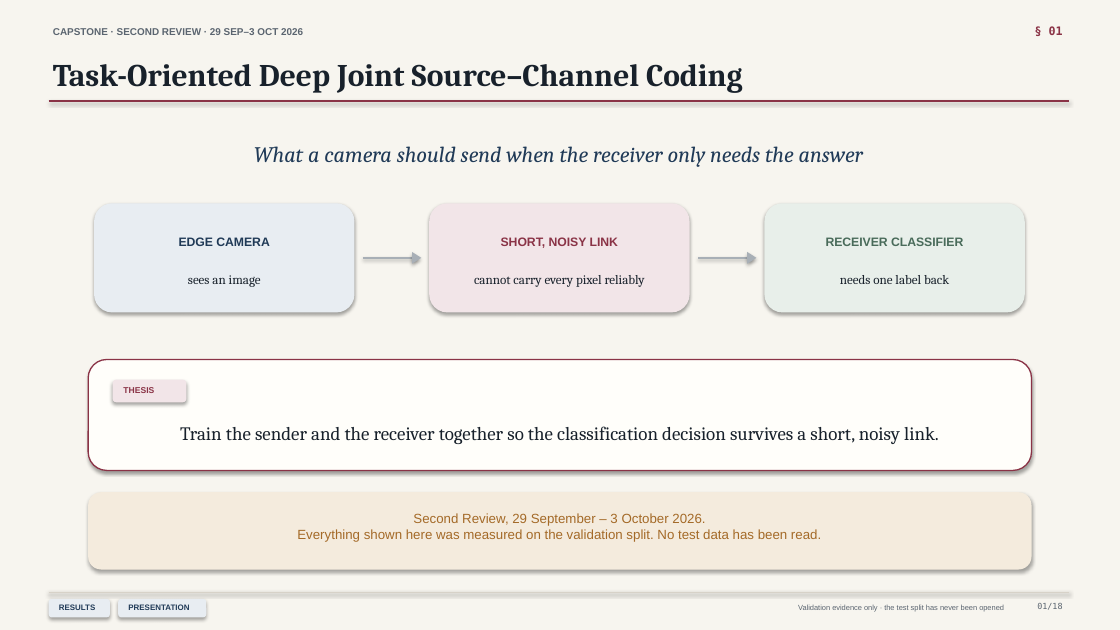
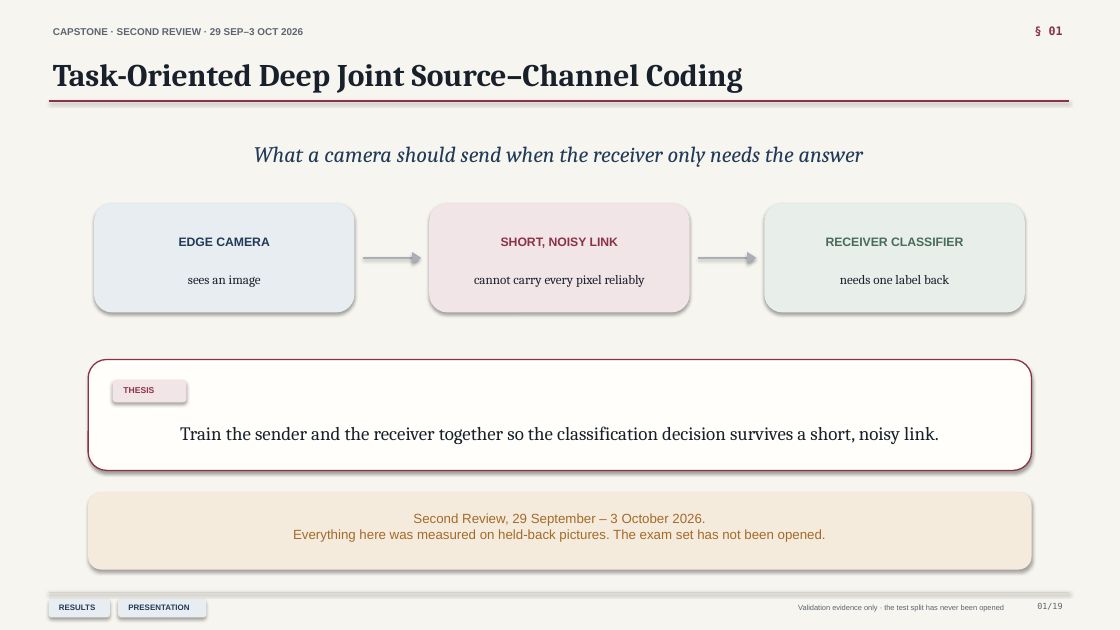
Before and after one commit to nxck2005/capstone, a slide deck: slide 1 of deliverables/review-2/semantic-communication-second-review.pptx. Drawn at 1120x630 pixels with LibreOffice and Linux fonts; fonts in the diff are those of the drawing. Boxes give left, top, right and bottom in pixels: in the first picture for what was removed or moved away, otherwise in the second. Text is boxed around its words. In the diff, an @@ line names an element or a change of style, - is before the commit and + after.

```diff
--- a/deliverables/review-2/semantic-communication-second-review.pptx
+++ b/deliverables/review-2/semantic-communication-second-review.pptx
@@ text at (293, 513, 826, 542): text changed @@
-Second Review, 29 September – 3 October 2026.
-Everything shown here was measured on the validation split. No test data has been read.
+Second Review, 29 September – 3 October 2026.
+Everything here was measured on held-back pictures. The exam set has not been opened.
```
Also in this commit, not shown: 16 other slides changed, 2 slides added, 1 slide removed, 25 other files.
